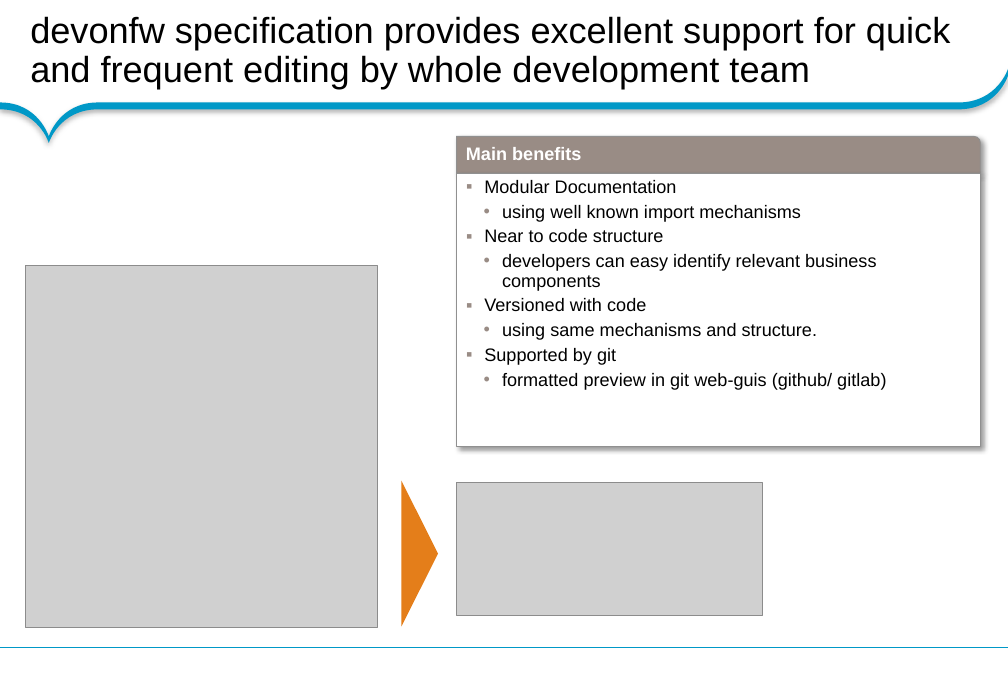
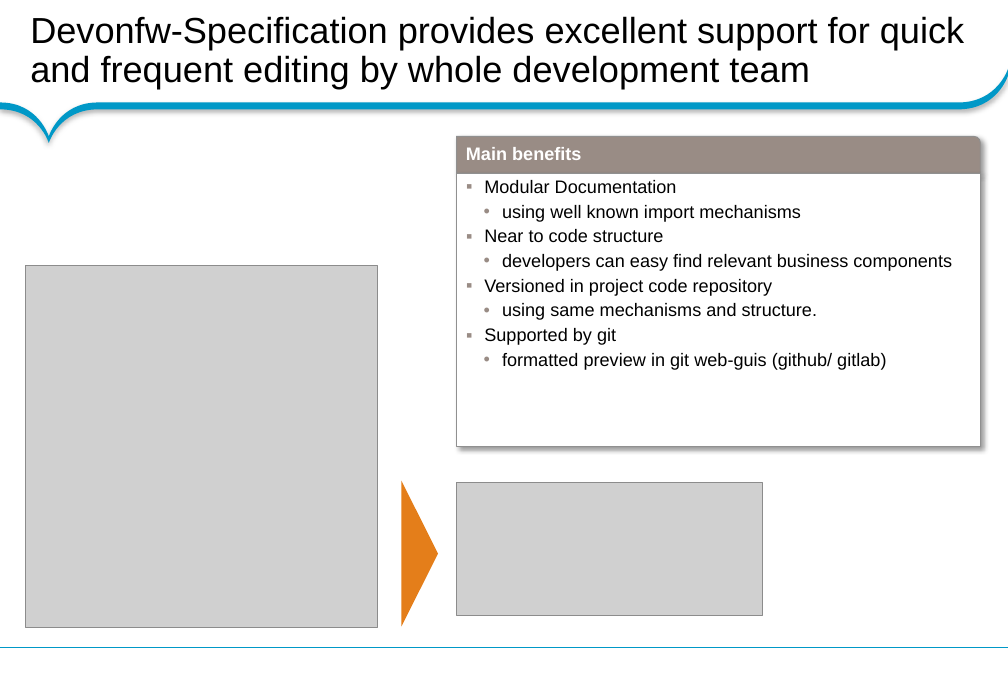
Before and after one commit to devonfw/accelerated-solution-design, a slide deck: slide 4 of functional_specification/MyThaiStar/concepts/rationale/20170928_Overview_MyThaiStar_Specification.pptx (slide 2 before the commit). Drawn at 1008x698 pixels with LibreOffice and Linux fonts; fonts in the diff are those of the drawing; grey boxes stand for pictures; background and template pictures are left out. Boxes give left, top, right and bottom in pixels: in the first picture for what was removed or moved away, otherwise in the second. Text is boxed around its words. In the diff, an @@ line names an element or a change of style, - is before the commit and + after.

```diff
--- a/functional_specification/MyThaiStar/concepts/rationale/20170928_Overview_MyThaiStar_Specification.pptx
+++ b/functional_specification/MyThaiStar/concepts/rationale/20170928_Overview_MyThaiStar_Specification.pptx
@@ title at bbox=[30, 16, 964, 89]: text changed @@
-devonfw specification provides excellent support for quick and frequent editing by whole development team
+Devonfw-Specification provides excellent support for quick and frequent editing by whole development team
@@ text in rectangle at bbox=[484, 254, 952, 296]: text changed @@
-    • developers can easy identify relevant business components
-  ▪ Versioned with code
+    • developers can easy find relevant business components
+  ▪ Versioned in project code repository
```
Also in this commit, not shown: 3 other slides changed, 3 slides added.
